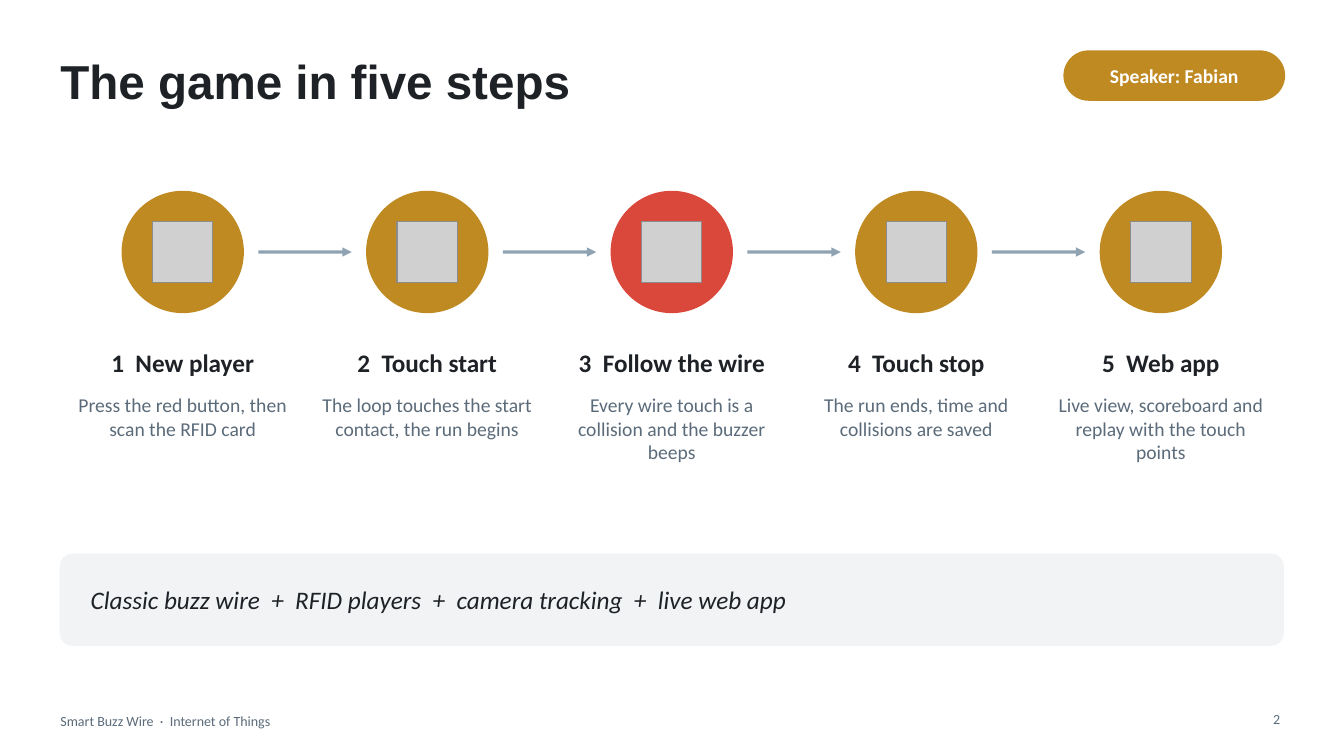
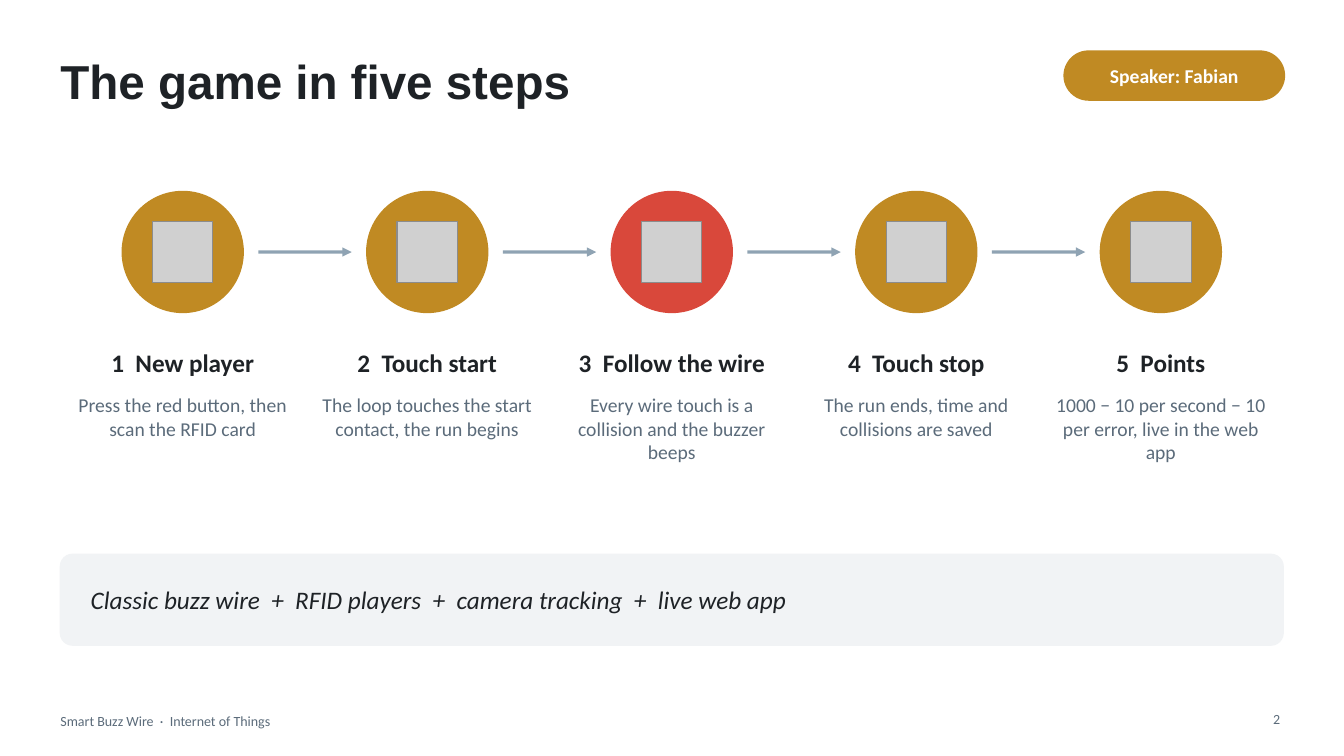
Before and after one commit to NikaV2610/iot-buzz-wire, a slide deck: slide 2 of docs/SmartBuzzWire_Presentation.pptx. Drawn at 1344x756 pixels with LibreOffice and Linux fonts; fonts in the diff are those of the drawing; grey boxes stand for pictures. Boxes give left, top, right and bottom in pixels: in the first picture for what was removed or moved away, otherwise in the second. Text is boxed around its words. In the diff, an @@ line names an element or a change of style, - is before the commit and + after.

```diff
--- a/docs/SmartBuzzWire_Presentation.pptx
+++ b/docs/SmartBuzzWire_Presentation.pptx
@@ text at <box>1116,354,1205,372</box>: text changed @@
-5 Web app
+5 Points
@@ text at <box>1056,398,1265,462</box>: text changed @@
-Live view, scoreboard and replay with the touch points
+1000 − 10 per second − 10 per error, live in the web app
```
Also in this commit, not shown: 2 other slides changed, 9 other files.
